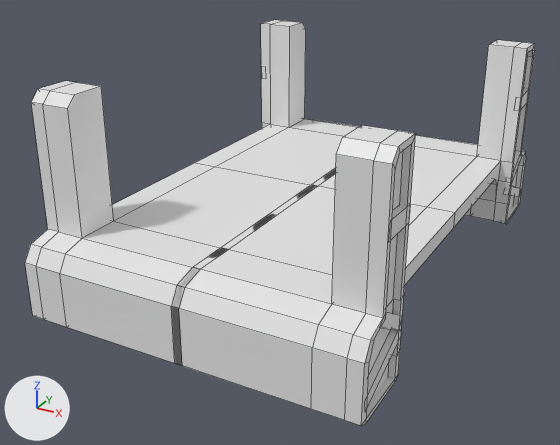
An edit to the FBX model Assets/Scenes/PROPS/Cube_086.fbx, drawn before and after from the same camera.
One viewpoint serves both versions: a 50 mm camera at (7.42, -15.14, 8.0) aimed at (-0.43, -0.86, 0.86). The lights are fixed; the arrows at lower left show +X, +Y and +Z. Mesh edges are drawn as thin lines. Where no turn or scale is listed for an object, it has been applied to the vertices.

The scene before the commit, as lines of its bpy script (objects in view):
```python
me_cube_003 = bpy.data.meshes.new('Cube.003')
me_cube_003.from_pydata(...)  # 376 vertices, 316 faces; spans x -3.63..3.63, y -5.51..5.51, z -0.19..4.39
ob_cube_086 = bpy.data.objects.new('Cube.086', me_cube_003)
ob_cube_086.location = (0.0, 0.0, 0.0)
```
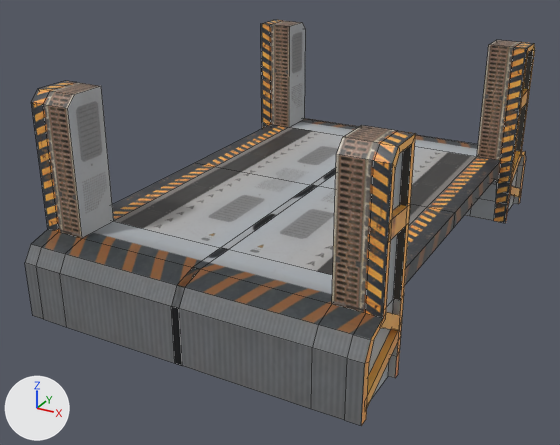
Location of each change, [x1, y1, x2, y2] in pixels of the pictures (560 x 445 px):
part 1 of me_cube_003, cut back: before [501, 163, 525, 224]; after [505, 163, 525, 223]
part 2 of me_cube_003, cut back: before [361, 300, 402, 426]; after [361, 300, 400, 426]
part 3 of me_cube_003, recoloured: [25, 20, 535, 425] in both

The change, as a diff of the scene's bpy script:
```diff
--- a/Assets/Scenes/PROPS/Cube_086.fbx.py
+++ b/Assets/Scenes/PROPS/Cube_086.fbx.py
@@ img_metal_png @@
+img_metal_png = load_image('Metal.png', '../material/Metal.png', 512, 512, 'sRGB')
@@ mat_material @@
+mat_material = principled_material('Material')
+mat_material.texture = img_metal_png
@@ me_cube_003 @@
 # used by ob_cube_086; location = (0.0, 0.0, 0.0)
-me_cube_003.from_pydata(...)  # 376 vertices, 316 faces; spans x -3.63..3.63, y -5.51..5.51, z -0.19..4.39
+me_cube_003.from_pydata(...)  # 376 vertices, 264 faces; spans x -3.63..3.63, y -5.51..5.51, z -0.11..4.39
+# me_cube_003 part 1
+# 26 faces are deleted
+# 8 vertices in x -3.63..3.63, y 4.0..5.31, z -0.19 move by (0.0, 0.0, 0.08)
+# 4 vertices in x -3.63..3.63, y 3.77, z 0.7 move by (0.0, 0.1, 0.0)
+# me_cube_003 part 2
+# 26 faces are deleted
+# 8 vertices in x -3.63..3.63, y -5.31..-4.0, z -0.19 move by (0.0, 0.0, 0.08)
+# 4 vertices in x -3.63..3.63, y -3.77, z 0.7 move by (0.0, -0.1, 0.0)
+# me_cube_003 part 3: 264 faces spanning x -3.63..3.63, y -5.51..5.51, z -0.11..4.39 switch from no material to mat_material (picture img_metal_png)
```
